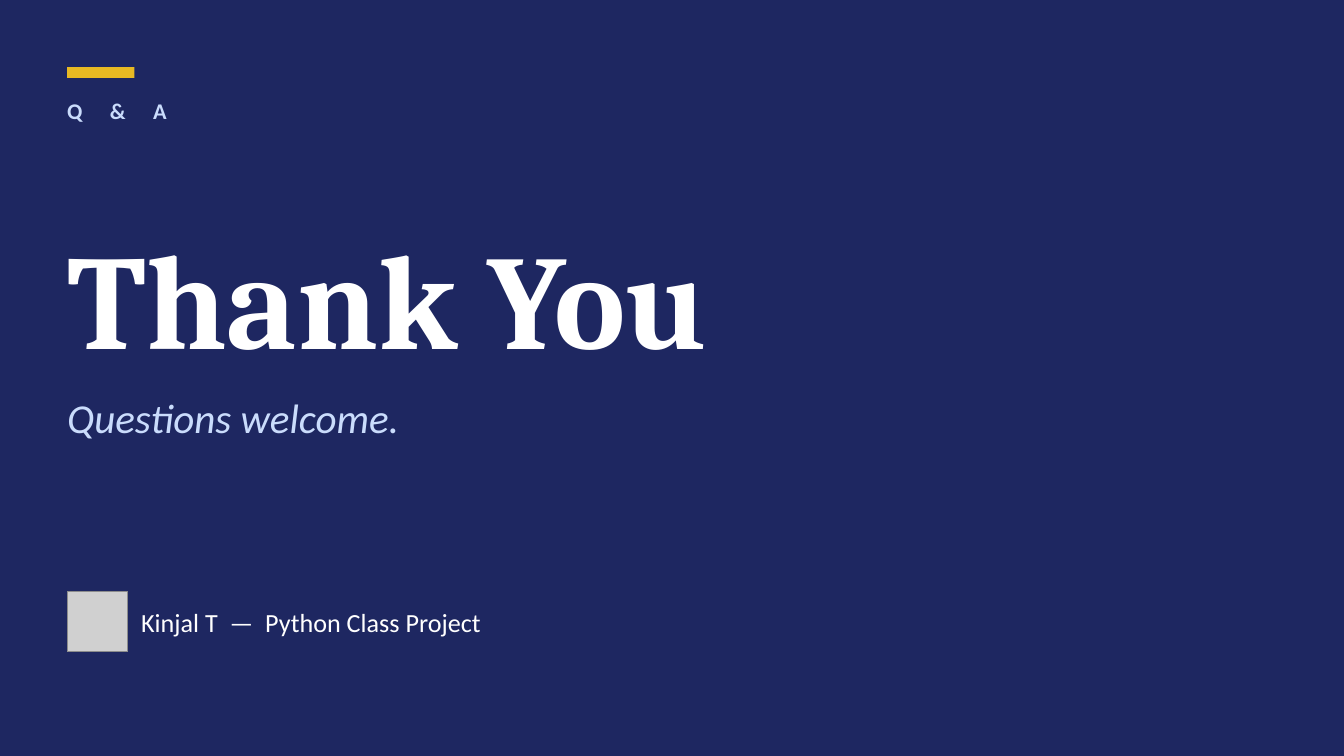
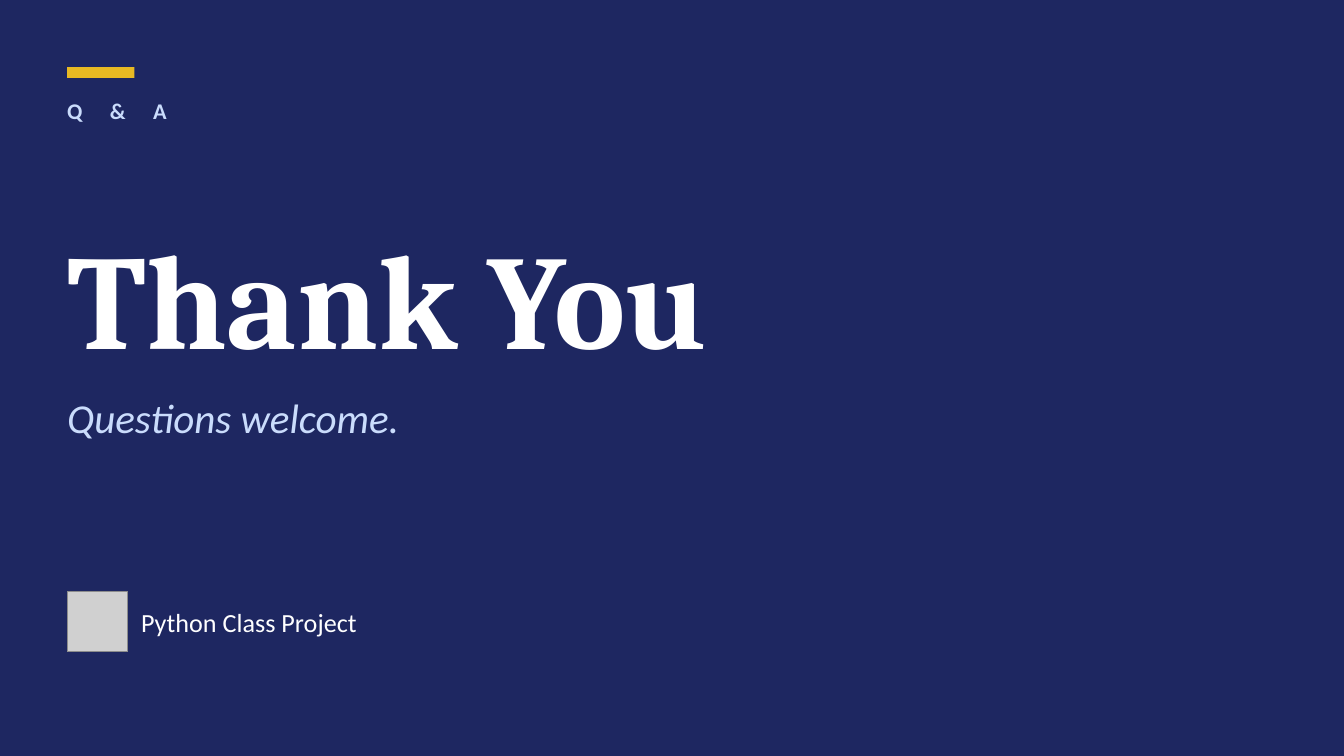
Before and after one commit to kpatelGD/stock-insight-analyzer, a slide deck: slide 14 of Presentation.pptx. Drawn at 1344x756 pixels with LibreOffice and Linux fonts; fonts in the diff are those of the drawing; grey boxes stand for pictures. Boxes give left, top, right and bottom in pixels: in the first picture for what was removed or moved away, otherwise in the second. Text is boxed around its words. In the diff, an @@ line names an element or a change of style, - is before the commit and + after.

```diff
--- a/Presentation.pptx
+++ b/Presentation.pptx
@@ text at <box>141,614,356,637</box>: text changed @@
-Kinjal T — Python Class Project
+Python Class Project
```
Also in this commit, not shown: 3 other slides changed, 4 other files.
